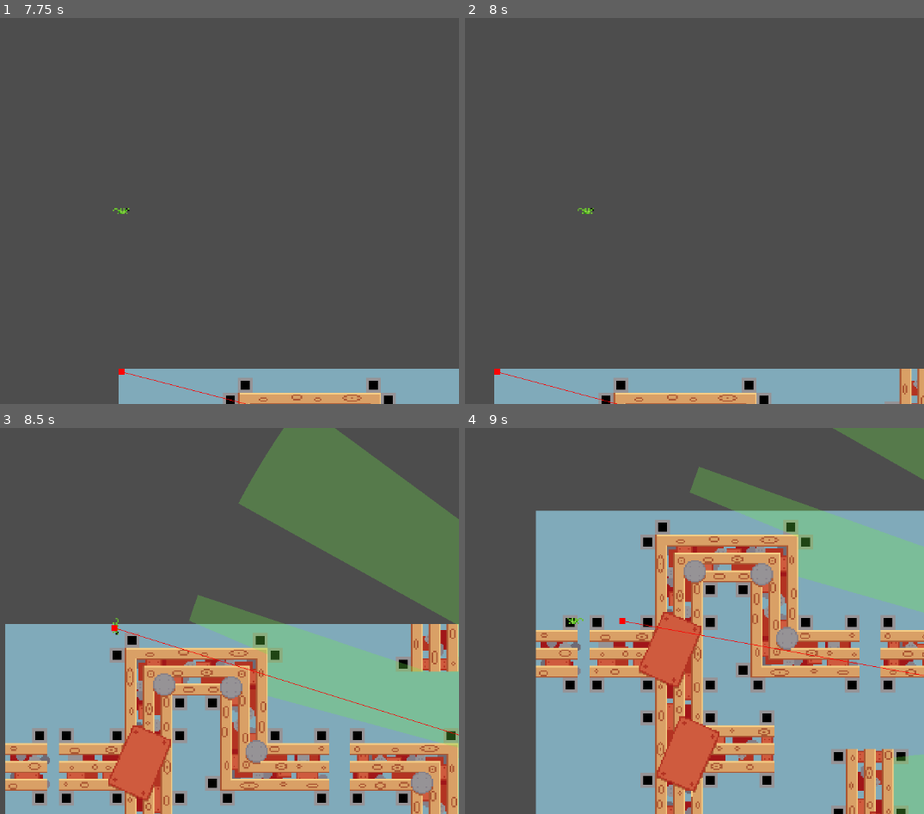
Above: before the commit, frames 1-4 (two rows, left to right).
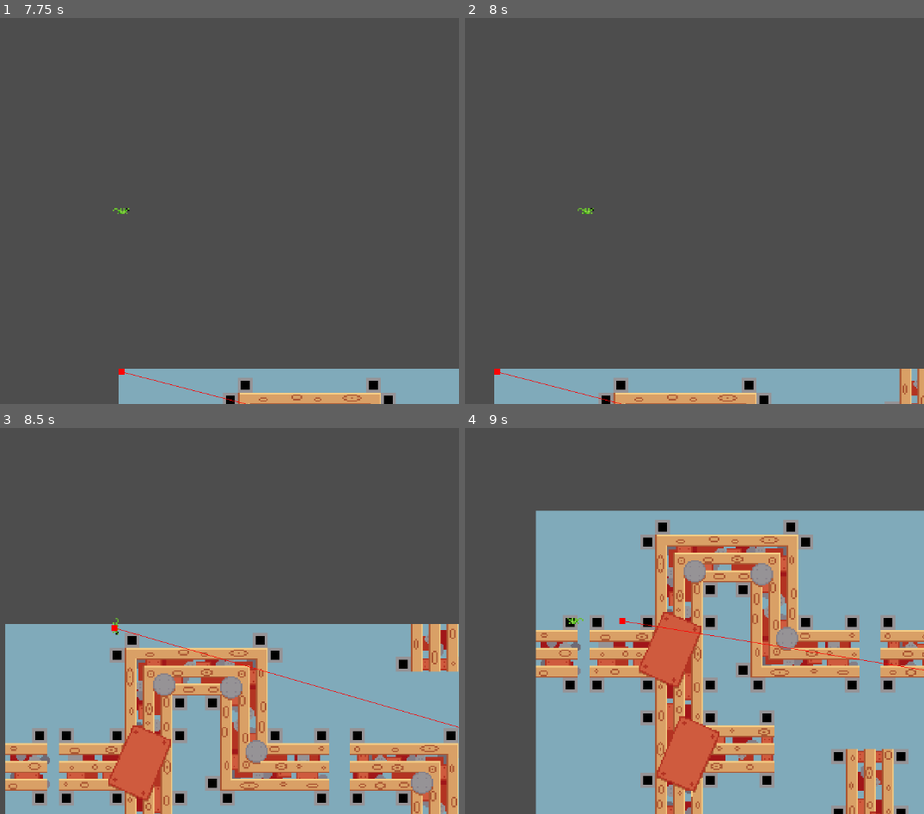
Above: after the commit, the same moments.

Repository: nvbeusekom/GMTK2024
Game: Godot game, scene res://Scenes/main.tscn
The game is run twice, just before and just after one commit, with the same random seed, the same clock (stepped at 60 frames per second) and the same inputs. The engine's default icon, where the game draws it, is replaced by a stand-in: a white triangle on a blue panel in a dark square.
Inputs:
- Up to frame 1 (7.75 s): tap Enter (emit_sound) at 0.5, 0.6, 1.35, 2, 2.1, 2.85, 3.6, 4.35, 5.1, 5.75, 5.85, 6.6, 7.35 s; hold Right (move_right) 0.53-1.28 s; tap Space at 1.25, 2.75 s; hold S (move_down) 1.28-2.03 s; hold Right (move_right) 2.03-2.78 s; hold W (move_up) 2.78-3.53 s; hold A (move_left) 3.53-5.03 s; hold S (move_down) 5.03-5.78 s; hold Right (move_right) 5.78-6.53 s; hold W (move_up) 6.53-7.28 s; hold Right (move_right) from 7.28 s (still down)
- Up to frame 2 (8 s): keep holding Right (move_right)
- Up to frame 3 (8.5 s): release Right (move_right) at 8.03 s; hold S (move_down) from 8.03 s (still down); tap Enter (emit_sound) at 8.1 s
- Up to frame 4 (9 s): release S (move_down) at 8.78 s; hold A (move_left) from 8.78 s (still down); tap Enter (emit_sound) at 8.85 s

Frame 1 is identical in both runs. In frame 2, less than 0.1% of the frame differs, in the area x 8-35%, y 91-100%; in frame 3, 22%, in the area x 25-100%, y 0-100%; in frame 4, 9.5%.

Commit message:
added random item and enemy generation

Diff:
--- /dev/null
+++ b/Scenes/LevelGenerator.tscn
@@ -0,0 +1,51 @@
+[gd_scene load_steps=8 format=3 uid="uid://7hs21jfctv76"]
+
+[ext_resource type="Script" path="res://Scenes/level_generator.gd" id="1_qu6he"]
+[ext_resource type="Texture2D" uid="uid://cf7d8rxmkai8y" path="res://Assets/Art/tileset.png" id="2_ercpo"]
+
+[sub_resource type="Gradient" id="Gradient_bi5kf"]
+interpolation_mode = 1
+offsets = PackedFloat32Array(0, 0.532189)
+
+[sub_resource type="FastNoiseLite" id="FastNoiseLite_7tfjv"]
+
+[sub_resource type="NoiseTexture2D" id="NoiseTexture2D_rlsah"]
+color_ramp = SubResource("Gradient_bi5kf")
+noise = SubResource("FastNoiseLite_7tfjv")
+
+[sub_resource type="TileSetAtlasSource" id="TileSetAtlasSource_2gclq"]
+texture = ExtResource("2_ercpo")
+texture_region_size = Vector2i(64, 64)
+0:0/0 = 0
+1:0/0 = 0
+2:0/0 = 0
+3:0/0 = 0
+4:0/0 = 0
+5:0/0 = 0
+6:0/0 = 0
+7:0/0 = 0
+0:1/0 = 0
+1:1/0 = 0
+2:1/0 = 0
+3:1/0 = 0
+4:1/0 = 0
+5:1/0 = 0
+6:1/0 = 0
+7:1/0 = 0
+0:2/0 = 0
+1:2/0 = 0
+2:2/0 = 0
+3:2/0 = 0
+
+[sub_resource type="TileSet" id="TileSet_nxk5s"]
+tile_size = Vector2i(64, 64)
+sources/0 = SubResource("TileSetAtlasSource_2gclq")
+
+[node name="LevelGenerator" type="Node2D"]
+script = ExtResource("1_qu6he")
+noise = SubResource("NoiseTexture2D_rlsah")
+width = 50
+height = 50
+
+[node name="TileMapLayer" type="TileMapLayer" parent="."]
+tile_set = SubResource("TileSet_nxk5s")
--- a/Scenes/level_gen.gd
+++ b/Scenes/level_gen.gd
@@ -1,5 +1,11 @@
 extends Node2D
 
+var numberOfSeekers = 2
+var numberOfFood = 12
+var numberOfCans = 20
+var food = load("res://Scenes/food.tscn")
+var seeker = load("res://Scenes/seeker.tscn")
+var can = load("res://Scenes/can.tscn")
 
 # Called when the node enters the scene tree for the first time.
 func _ready() -> void:
@@ -157,3 +163,31 @@
 				cells_on_edge.append(down);
 			for impossible in get_impossible_neighbours(connections[tyle_type].has("down"),"up"):
 				possibilities[down].erase(impossible);
+
+	#Place food, cans, and seekers
+	var eligibleList = []
+	for cell in $TileMapLayer.get_used_cells_by_id(0,Vector2i(3,2)):
+		eligibleList.append(cell)
+	print(len(eligibleList))
+	if len(eligibleList) > numberOfFood + numberOfCans + numberOfSeekers:
+		for i in range(numberOfFood):
+			print(i)
+			var placeCell = eligibleList.pick_random()
+			eligibleList.remove_at(eligibleList.find(placeCell,0))
+			var scene = food.instantiate()
+			scene.position = $TileMapLayer.map_to_local(placeCell)
+			add_child(scene)
+		for i in range(numberOfCans):
+			var placeCell = eligibleList.pick_random()
+			eligibleList.remove_at(eligibleList.find(placeCell,0))
+			var scene = can.instantiate()
+			scene.position = $TileMapLayer.map_to_local(placeCell)
+			add_child(scene)
+		for i in range(numberOfSeekers):
+			var placeCell = eligibleList.pick_random()
+			eligibleList.remove_at(eligibleList.find(placeCell,0))
+			var scene = seeker.instantiate()
+			scene.position = $TileMapLayer.map_to_local(placeCell)
+			add_child(scene)
+	else:
+		print("Faulty generation")
--- a/Scenes/main.tscn
+++ b/Scenes/main.tscn
@@ -4,9 +4,6 @@
 [ext_resource type="Script" path="res://Scenes/level_gen.gd" id="1_tdqtp"]
 [ext_resource type="Texture2D" uid="uid://b4afta61bmtjl" path="res://icon.svg" id="1_wx2nf"]
 [ext_resource type="Texture2D" uid="uid://cf7d8rxmkai8y" path="res://Assets/Art/tileset.png" id="3_8ixmp"]
-[ext_resource type="PackedScene" uid="uid://dd321epjv74vk" path="res://Scenes/seeker.tscn" id="3_wllu7"]
-[ext_resource type="PackedScene" uid="uid://x3p0nrlr8igb" path="res://Scenes/food.tscn" id="4_4vvh3"]
-[ext_resource type="PackedScene" uid="uid://cnysg2ytigpmj" path="res://Scenes/can.tscn" id="6_ifwo5"]
 
 [sub_resource type="TileSetAtlasSource" id="TileSetAtlasSource_0ycbl"]
 texture = ExtResource("3_8ixmp")
@@ -85,22 +82,9 @@
 [node name="Player" parent="." instance=ExtResource("1_j32e4")]
 position = Vector2(46, 43)
 
-[node name="Seeker" parent="." instance=ExtResource("3_wllu7")]
-position = Vector2(699, 459)
-rotation = 2.56389
-
 [node name="NavigationRegion2D" type="NavigationRegion2D" parent="."]
 position = Vector2(-17, -11)
 navigation_polygon = SubResource("NavigationPolygon_m3c5u")
-
-[node name="Food" parent="." instance=ExtResource("4_4vvh3")]
-position = Vector2(427, 107)
-
-[node name="Food2" parent="." instance=ExtResource("4_4vvh3")]
-position = Vector2(311, 736)
-
-[node name="Food3" parent="." instance=ExtResource("4_4vvh3")]
-position = Vector2(1233, 633)
 
 [node name="Camera2D" type="Camera2D" parent="." groups=["camera"]]
 visible = false
@@ -110,27 +94,3 @@
 [node name="CanvasModulate" type="CanvasModulate" parent="."]
 visible = false
 color = Color(0, 0, 0.301961, 1)
-
-[node name="Food4" parent="." instance=ExtResource("4_4vvh3")]
-position = Vector2(717, 110)
-
-[node name="Food5" parent="." instance=ExtResource("4_4vvh3")]
-position = Vector2(941, 182)
-
-[node name="Food6" parent="." instance=ExtResource("4_4vvh3")]
-position = Vector2(1024, 289)
-
-[node name="Food7" parent="." instance=ExtResource("4_4vvh3")]
-position = Vector2(1137, 420)
-
-[node name="Food8" parent="." instance=ExtResource("4_4vvh3")]
-position = Vector2(1028, 629)
-
-[node name="Food9" parent="." instance=ExtResource("4_4vvh3")]
-position = Vector2(711, 688)
-
-[node name="Food10" parent="." instance=ExtResource("4_4vvh3")]
-position = Vector2(505, 712)
-
-[node name="can" parent="." instance=ExtResource("6_ifwo5")]
-position = Vector2(579, 74)
Binary file changed: Assets/Art/tileset.png
